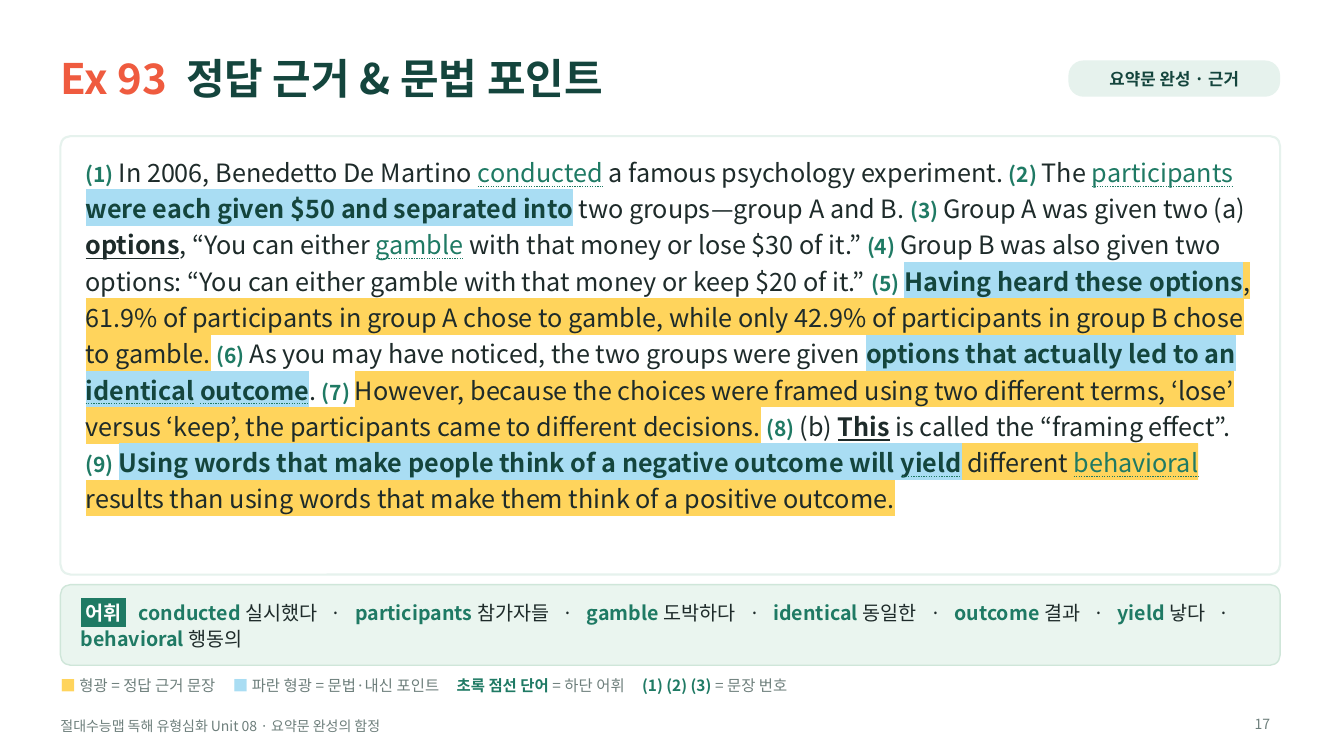
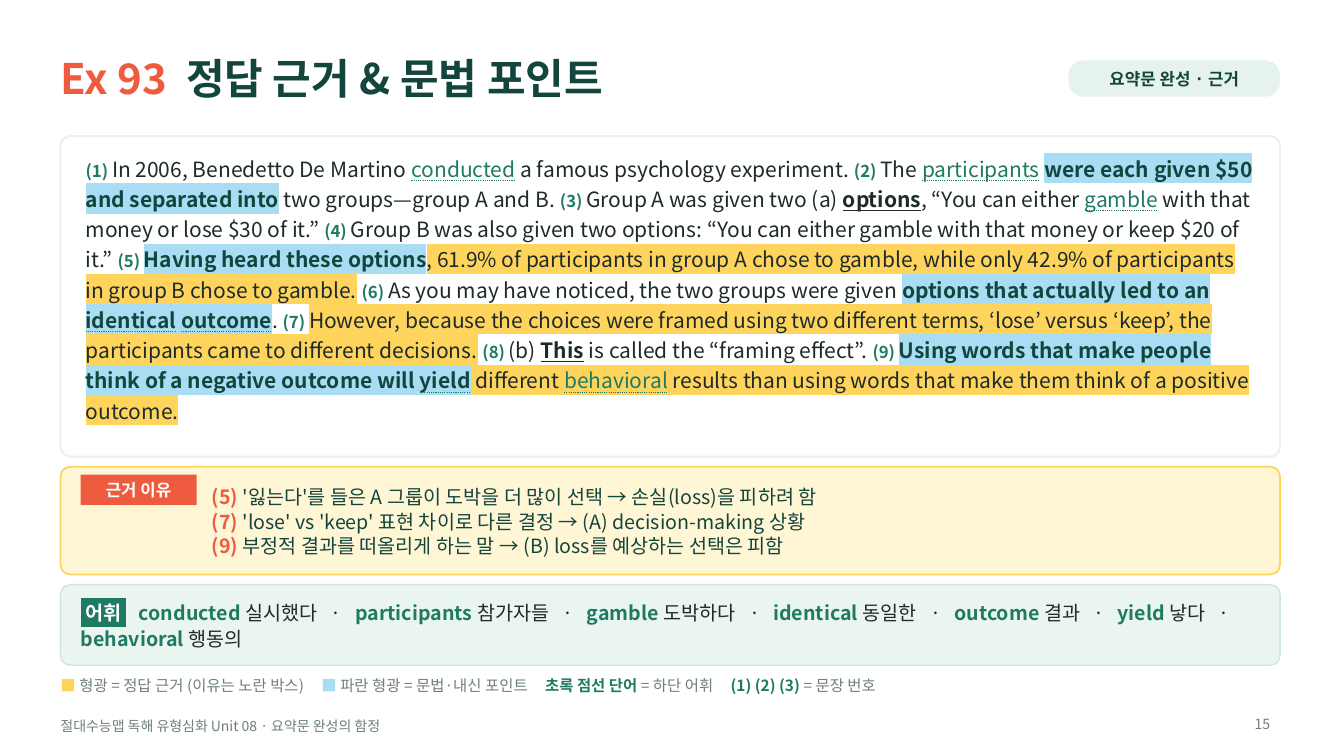
Before and after one commit to HUFSDavid/HUFSDavid, a slide deck: slide 15 of 절대수능맵_독해유형심화_Unit08_수업PPT.pptx (slide 17 before the commit). Drawn at 1344x756 pixels with LibreOffice and Linux fonts; fonts in the diff are those of the drawing. Boxes give left, top, right and bottom in pixels: in the first picture for what was removed or moved away, otherwise in the second. Text is boxed around its words. In the diff, an @@ line names an element or a change of style, - is before the commit and + after.

```diff
--- a/절대수능맵_독해유형심화_Unit08_수업PPT.pptx
+++ b/절대수능맵_독해유형심화_Unit08_수업PPT.pptx
@@ rounded rectangle: place and size @@
-rounded rectangle at [60,136,1280,575]
+rounded rectangle at [60,136,1280,457]
@@ rounded rectangle at [60,136,1280,457]: proportions changed @@
@@ text "(1) In 2006, Benedetto De ..." at [86,159,1252,424]: size 15 to 12 pt in "(1) (2) (3) (4) (5) (6) (7) ..."; size 18 to 15 pt @@
@@ rounded rectangle added at [60,467,1280,575], fill #FFF6D6, outline #FFD45C 1.25 pt @@
@@ rectangle added at [81,475,197,505], fill #EF5B3F, 12 pt, text #FFFFFF, bold @@
+근거 이유
@@ text added at [212,487,817,557], 14 pt, text #14453D @@
+(5) '잃는다'를 들은 A 그룹이 도박을 더 많이 선택 → 손실(loss)을 피하려 함
+(7) 'lose' vs 'keep' 표현 차이로 다른 결정 → (A) decision-making 상황
+(9) 부정적 결과를 떠올리게 하는 말 → (B) loss를 예상하는 선택은 피함
@@ text at [79,678,875,694]: text changed @@
-■ 형광 = 정답 근거 문장 ■ 파란 형광 = 문법·내신 포인트 초록 점선 단어 = 하단 어휘 (1) (2) (3) = 문장 번호
+■ 형광 = 정답 근거 (이유는 노란 박스) ■ 파란 형광 = 문법·내신 포인트 초록 점선 단어 = 하단 어휘 (1) (2) (3) = 문장 번호
@@ page number at [1255,719,1271,729]: text changed @@
-17
+15
```
Also in this commit, not shown: 27 other slides changed, 23 slides added, 40 slides removed, 5 other files.
